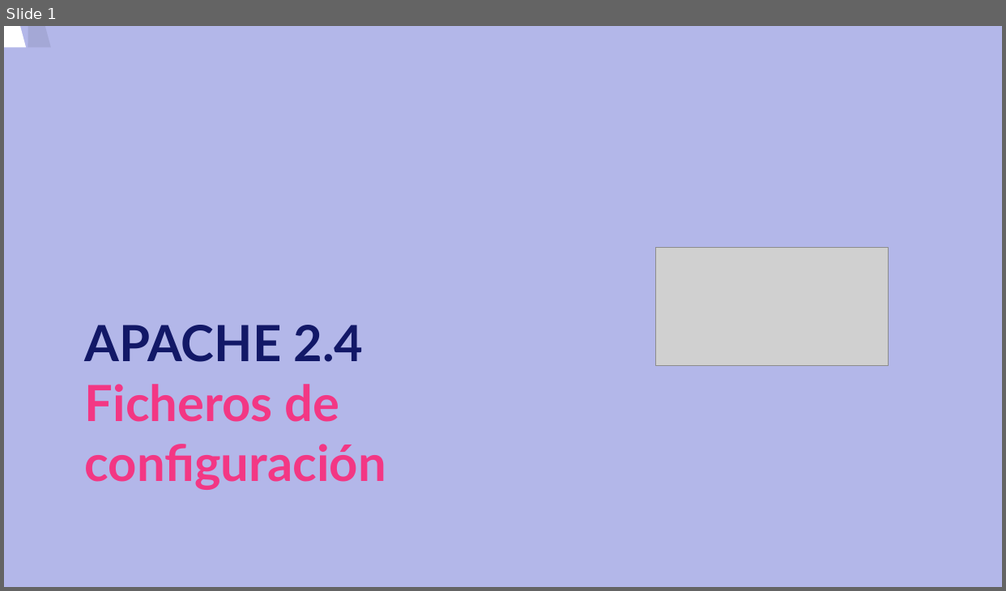
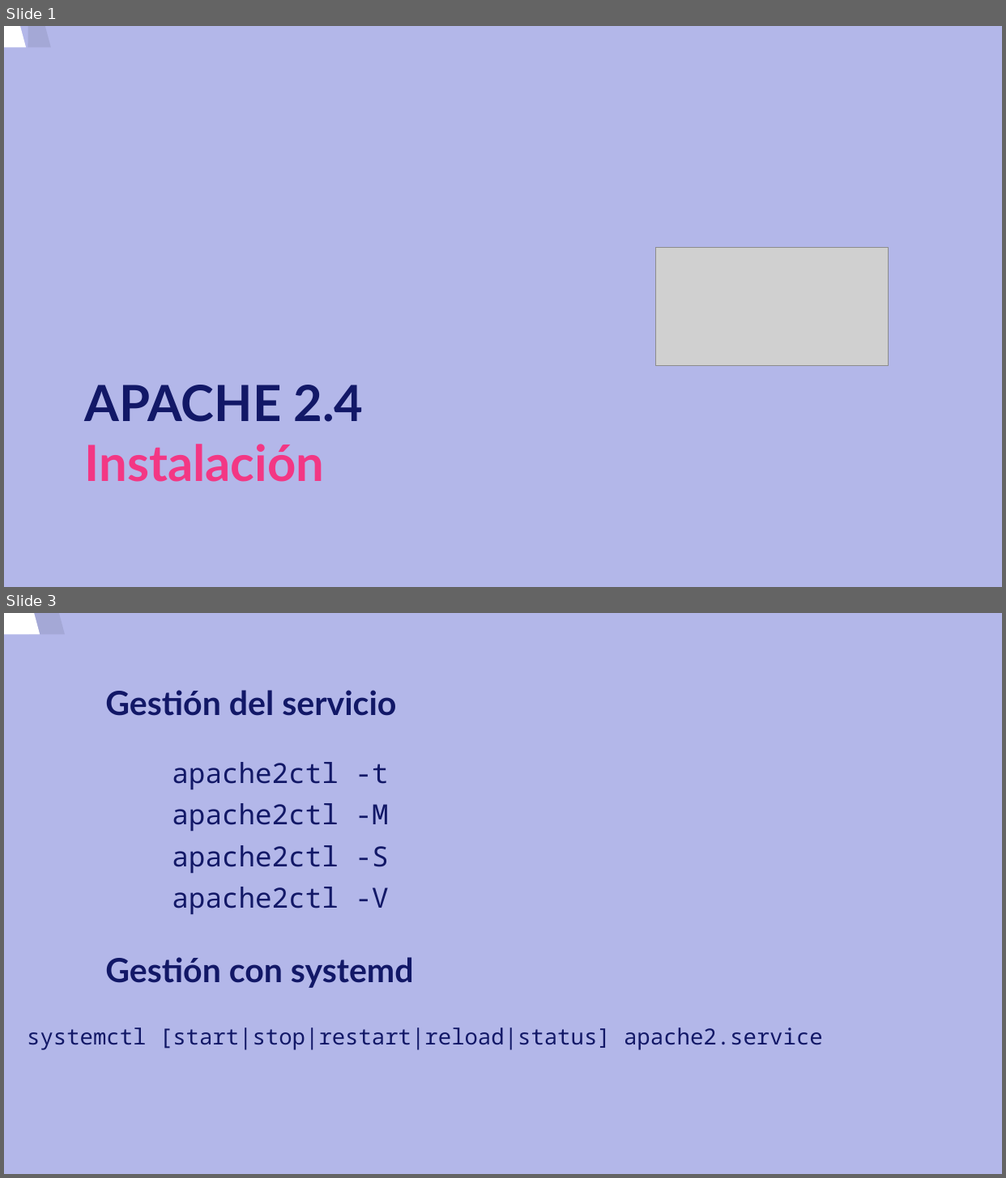
Before and after one commit to carloskuce/SRI, a slide deck: curso/u3/u3.odp. Shown one above the other, each under a label of ours: slide 1 before the commit, slides 1 and 3 after it; the slides between them are not shown. The pictures are 1006x591 and 1006x1178 pixels, drawn with LibreOffice and Linux fonts; fonts in the diff are those of the drawing; grey boxes stand for pictures. Boxes give left, top, right and bottom in pixels: in the first picture for what was removed or moved away, otherwise in the second. Text is boxed around its words. In the diff, an @@ line names an element or a change of style, - is before the commit and + after.

```diff
--- a/curso/u3/u3.odp
+++ b/curso/u3/u3.odp
@@ slide 3 added at (4,613,1002,1174), background #B3B7E9 @@
@@ freeform shape added at (4,613,902,1174), fill #FFFFFF @@
@@ freeform shape added at (29,613,927,1174), fill #000000 at 8% opacity @@
@@ title added at (105,690,396,716), 24 pt, text #121867, bold @@
+Gestión del servicio
@@ text added at (172,762,389,914), 20 pt, text #121867 @@
+apache2ctl -t
+apache2ctl -M
+apache2ctl -S
+apache2ctl -V
@@ title added at (105,957,414,988), 24 pt, text #121867, bold @@
+Gestión con systemd
@@ text added at (27,1028,823,1050), 16 pt, text #121867 @@
+systemctl [start|stop|restart|reload|status] apache2.service
@@ slide 1 changed as well @@
@@ title at (85,385,363,482): text changed @@
-APACHE 2.4
-Ficheros de configuración
+APACHE 2.4
+Instalación
```
Also in this commit, not shown: 2 other slides added, 4 slides removed, 1 other file.
